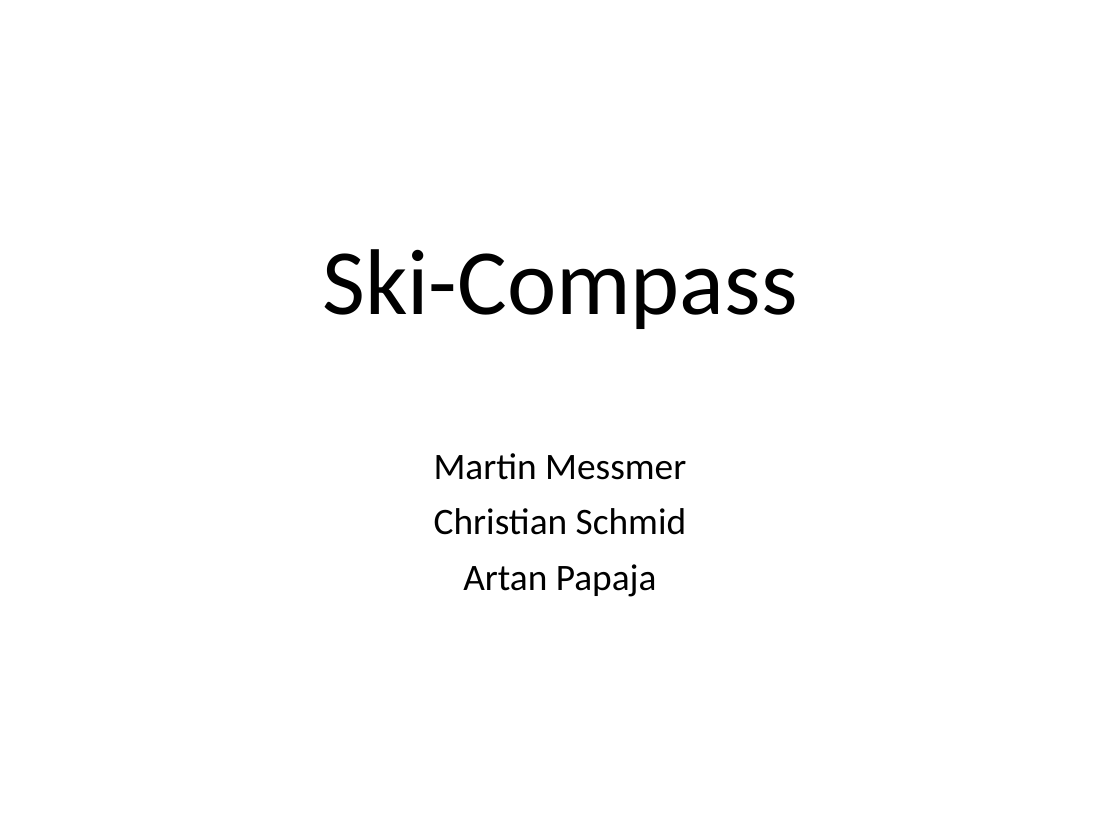
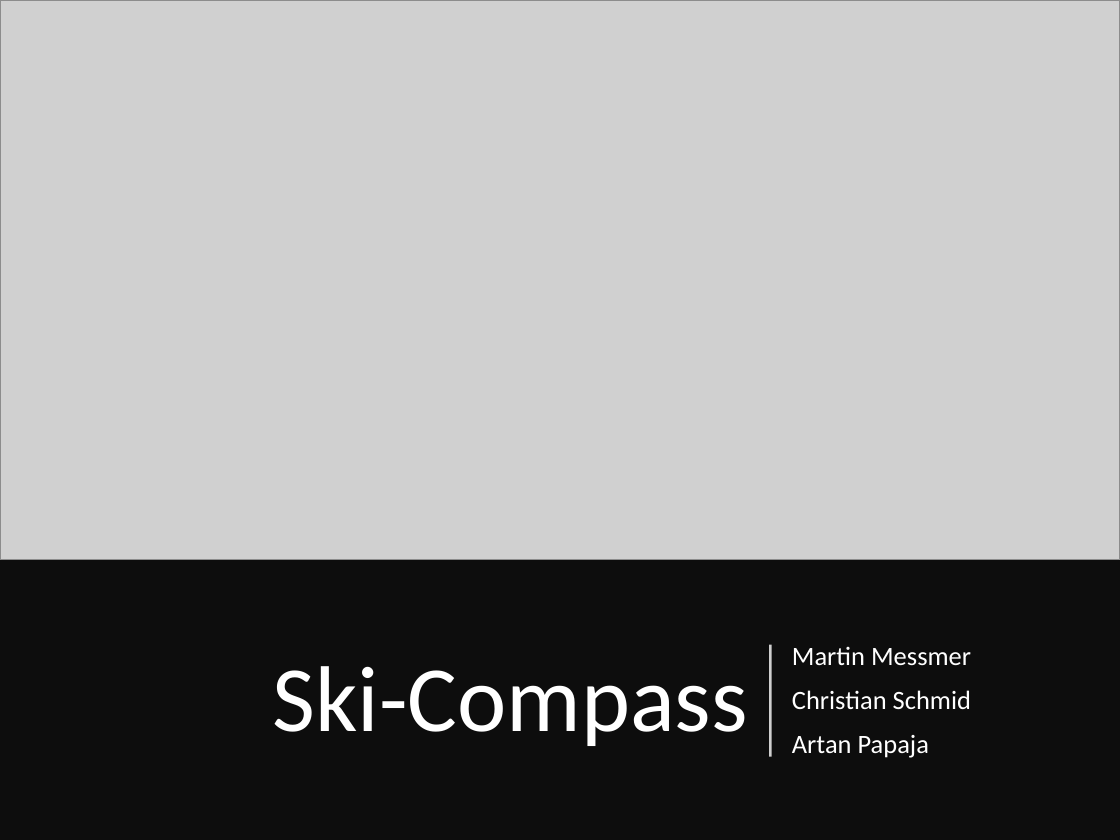
Before and after one commit to MSE-MobOP/Ski-Compass, a slide deck: slide 1 of Documents/Presentation/Presentation.pptx. Drawn at 1120x840 pixels with LibreOffice and Linux fonts; fonts in the diff are those of the drawing; grey boxes stand for pictures. Boxes give left, top, right and bottom in pixels: in the first picture for what was removed or moved away, otherwise in the second. Text is boxed around its words. In the diff, an @@ line names an element or a change of style, - is before the commit and + after.

```diff
--- a/Documents/Presentation/Presentation.pptx
+++ b/Documents/Presentation/Presentation.pptx
@@ background #FFFFFF to #0D0D0D @@
@@ picture added at (x1=0, y1=0, x2=1120, y2=560) @@
@@ title "Ski-Compass" moved from (x1=322, y1=249, x2=797, y2=329) to (x1=273, y1=666, x2=748, y2=746) @@
@@ title "Ski-Compass" at (x1=273, y1=666, x2=748, y2=746): text colour #000000 to #FFFFFF; alignment centre to right; vertical alignment bottom to middle @@
@@ subtitle "Martin Messmer" moved from (x1=434, y1=453, x2=687, y2=597) to (x1=792, y1=647, x2=971, y2=758) @@
@@ subtitle "Martin Messmer" at (x1=792, y1=647, x2=971, y2=758): size 24 to 17 pt, text colour #000000 to #FFFFFF; alignment centre to left; vertical alignment top to middle @@
@@ line added from (771, 757) to (771, 645), #FFFFFF 1.5 pt @@
```
Also in this commit, not shown: 2 other slides changed, 4 slides added, 5 slides removed.
